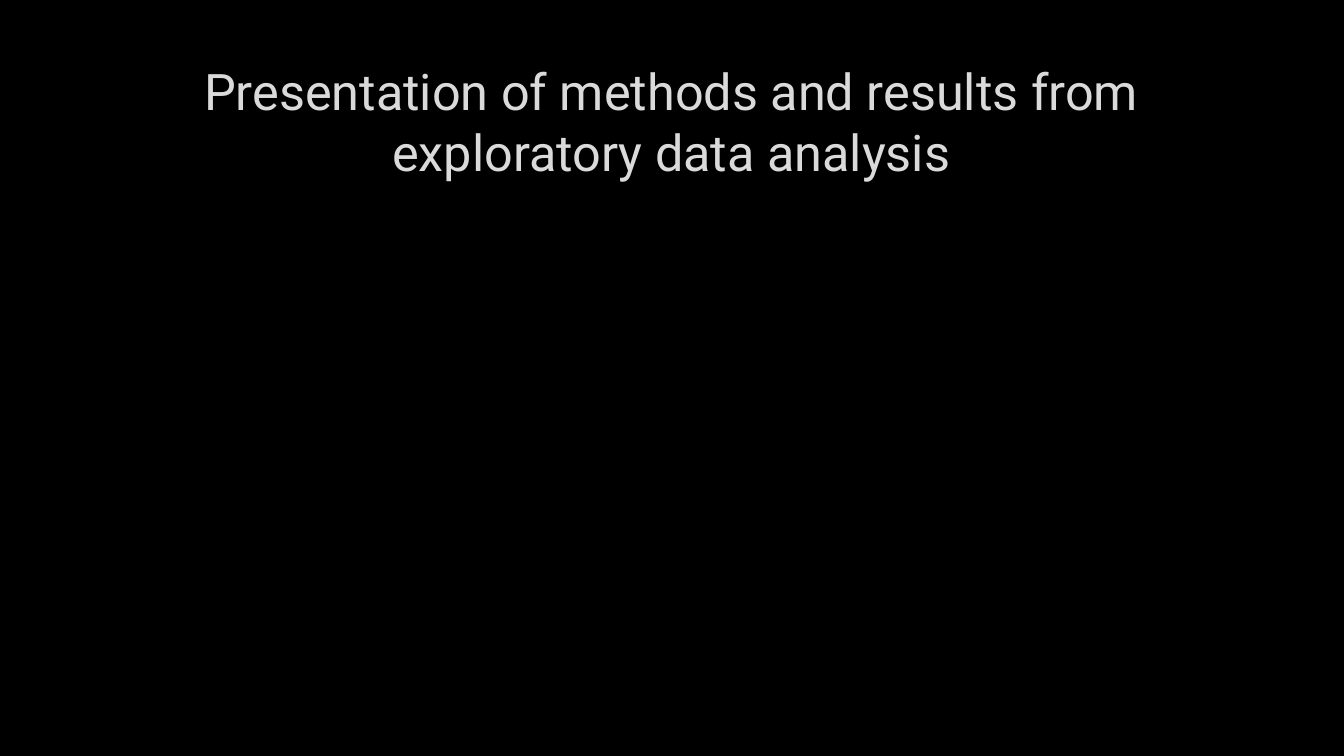
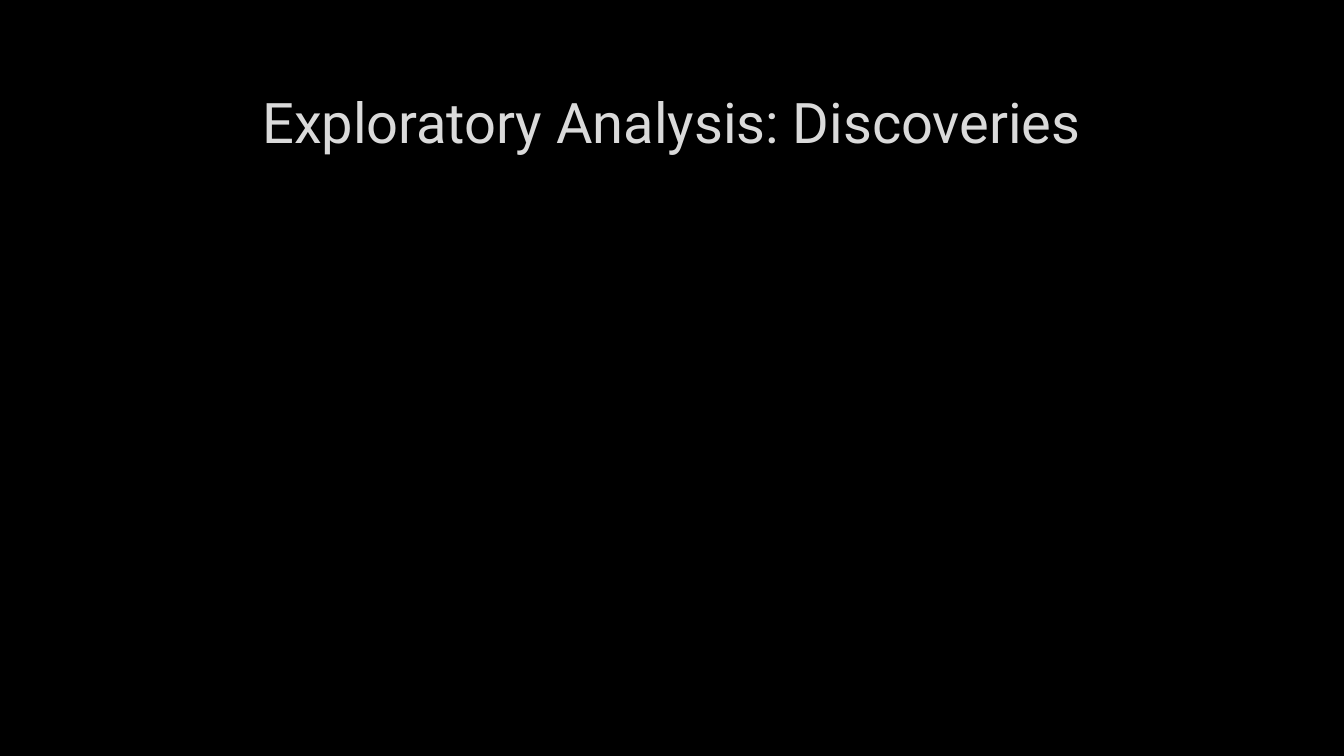
Before and after one commit to sevenwwu/sevenwwu.github.io, a slide deck: slide 8 of write-ups/presentation.pptx (slide 7 before the commit). Drawn at 1344x756 pixels with LibreOffice and Linux fonts; fonts in the diff are those of the drawing; background and template pictures are left out. Boxes give left, top, right and bottom in pixels: in the first picture for what was removed or moved away, otherwise in the second. Text is boxed around its words. In the diff, an @@ line names an element or a change of style, - is before the commit and + after.

```diff
--- a/write-ups/presentation.pptx
+++ b/write-ups/presentation.pptx
@@ title at [262,101,1081,155]: text changed; size 36 to 40 pt @@
-Presentation of methods and results from exploratory data analysis
+Exploratory Analysis: Discoveries
```
Also in this commit, not shown: 4 other slides changed, 2 slides added.
